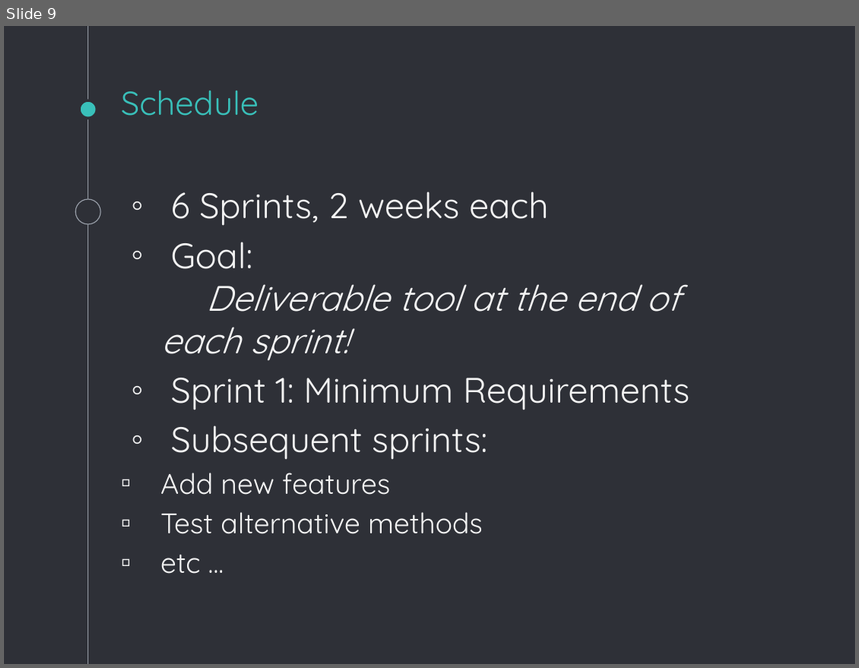
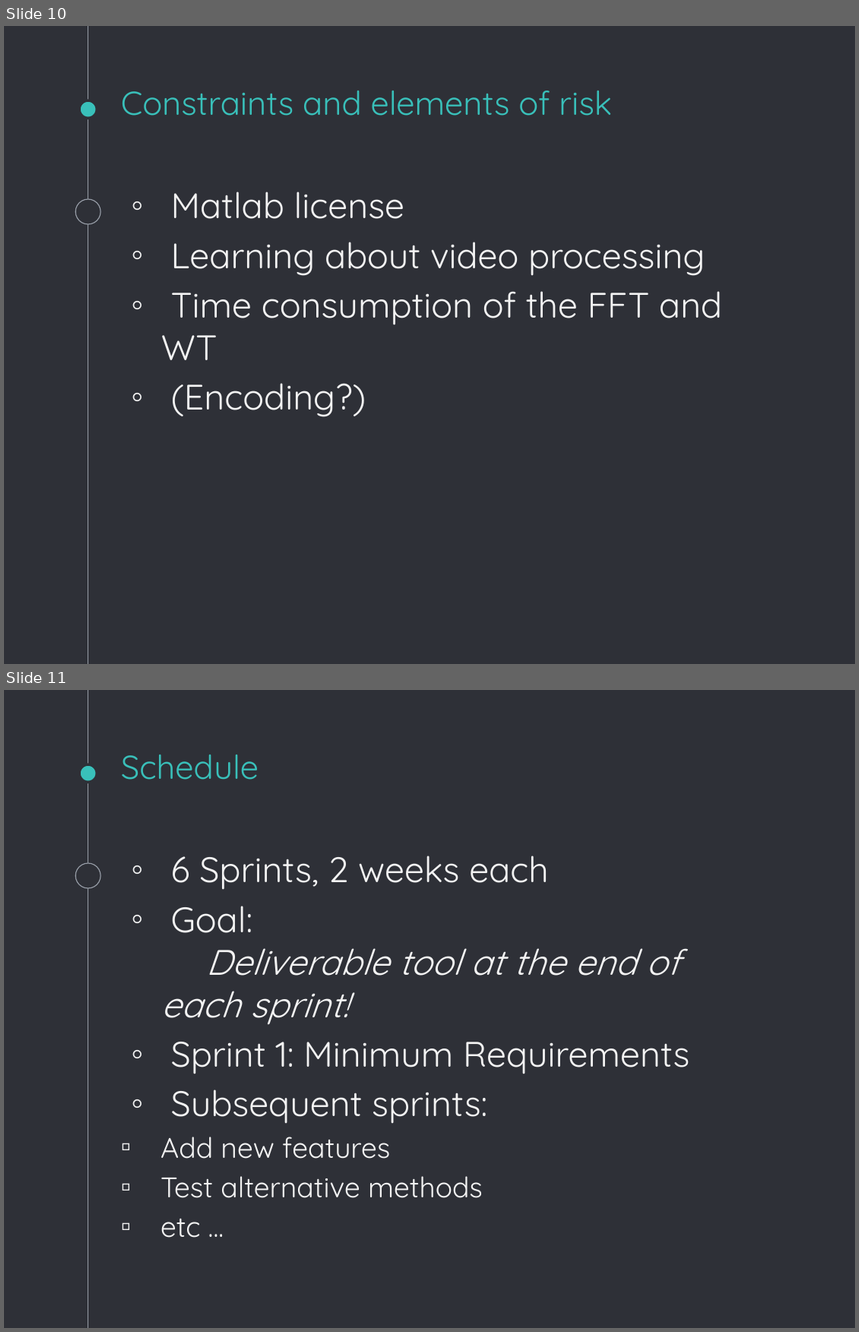
Before and after one commit to SimuJenni/RD-project, a slide deck: doc/initial-plan.pptx. Shown one above the other, each under a label of ours: slide 9 before the commit, slides 10 and 11 after it. The pictures are 859x668 and 859x1332 pixels, drawn with LibreOffice and Linux fonts; fonts in the diff are those of the drawing. Boxes give left, top, right and bottom in pixels: in the first picture for what was removed or moved away, otherwise in the second. Text is boxed around its words. In the diff, an @@ line names an element or a change of style, - is before the commit and + after.

Commit message:
Added constraints and elems of risks + team members names

```diff
--- a/doc/initial-plan.pptx
+++ b/doc/initial-plan.pptx
@@ slide 10 added at (x1=4, y1=26, x2=855, y2=664), background #2E3037; not listed: 3 template elements that a slide beside it also shows @@
@@ title added at (x1=121, y1=91, x2=612, y2=116), 28 pt, text #39C0BA @@
+Constraints and elements of risk
@@ text added at (x1=161, y1=192, x2=722, y2=417), 30 pt, text #F3F3F3 @@
+◦ Matlab license
+◦ Learning about video processing
+◦ Time consumption of the FFT and WT
+◦ (Encoding?)
@@ what was slide 9 is now slide 11 @@
```
Also in this commit, not shown: 1 slide changed, 2 other slides added, 1 other file.
